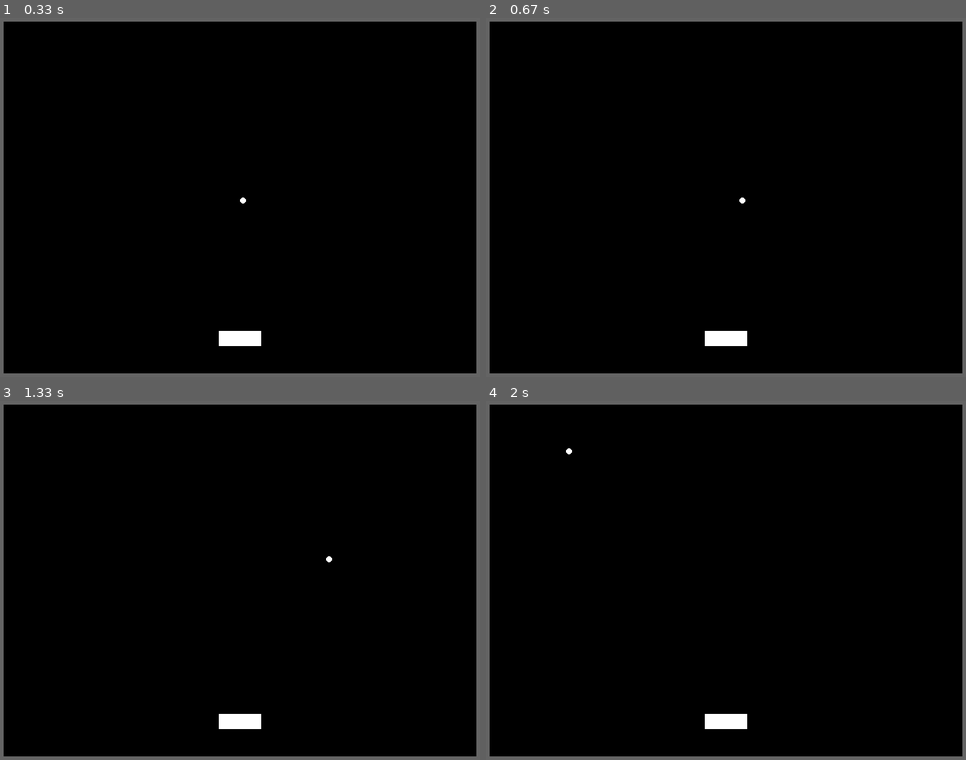
Above: before the commit, frames 1-4 (two rows, left to right).
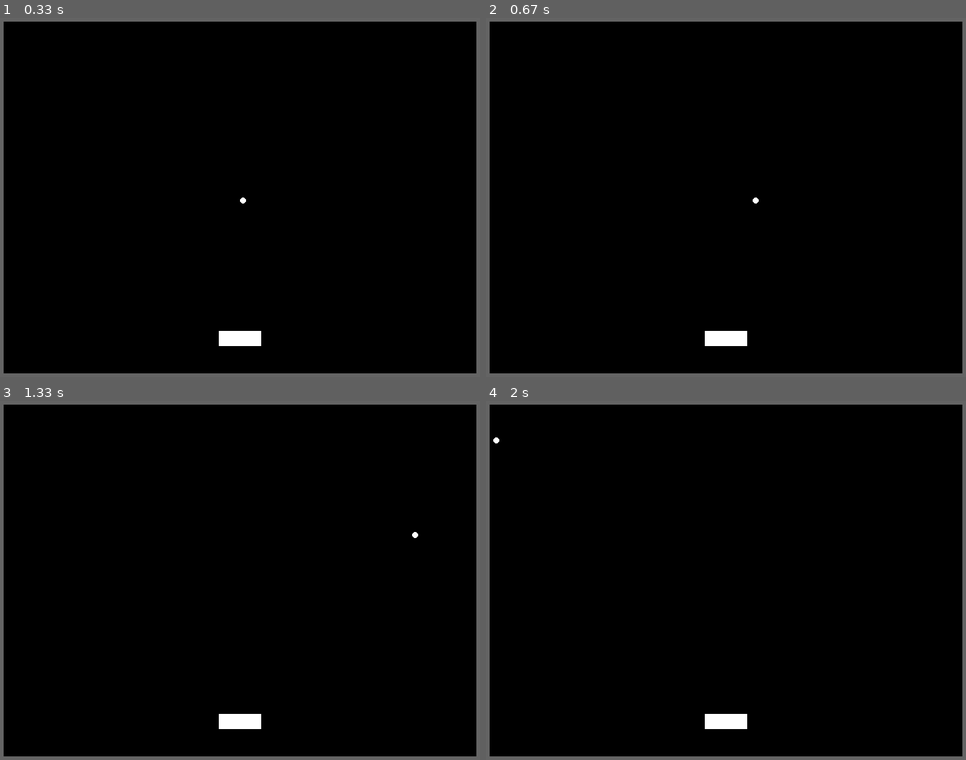
Above: after the commit, the same moments.

Repository: Gibson223/mod-5
Game: pygame game, started from py/main.py
Same seed, same stepped clock (60 frames per second), same inputs: the game is played once before the commit and once after it.
Inputs:
- Up to frame 1 (0.33 s): no input
- Up to frame 2 (0.67 s): hold Right from 0.33 s (still down)
- Up to frame 3 (1.33 s): release Right at 0.8 s; hold Up 0.83-1.13 s; hold Right from 1.17 s (still down)
- Up to frame 4 (2 s): release Right at 1.63 s; hold Left from 1.67 s (still down); tap Home at 1.82 s

Frame 1 is identical in both runs. In frame 2, less than 0.1% of the frame differs, in the area x 52-57%, y 50-52%; in frame 3, less than 0.1%; in frame 4, less than 0.1%.

Commit message:
game score now consists of 3 music tracks, saved in .ogg format to save space

Diff:
--- a/py/constants.py
+++ b/py/constants.py
@@ -53,10 +53,9 @@
 #        'blockbreak':'../resources/sound/bounce2.wav'
 }
 music  = {
-        'mainGameMusic':'../resources/audio/main_draft.ogg'#,
-#        'menu':'../resources/audio/menu.wav',
-#        'newGame':'../resources/audio/new game.wav',
-#        'mainGameMusic':'../resources/audio/main soundtrack _sample.wav',
-#        'gameOver':'../resources/audio/game over.wav',
-#        'highScore':'../resources/audio/new hiscore.wav'
+        'mainGameMusic':'../resources/audio/main.ogg',
+        'menu':'../resources/audio/menu.ogg',
+        'highScore':'../resources/audio/hiscore.ogg'
+#        'newGame':'../resources/audio/<file>.ogg',
+#        'gameOver':'../resources/audio/<file>.ogg',
 }
--- a/py/main.py
+++ b/py/main.py
@@ -123,8 +123,9 @@
         self.CollisionSpritesList.add(self.paddle)
 
         # Todo convert .wav files to SIGNED 16-bit Little Endian, 44.1KHz, Stereo
-        AudioObj.playMusic('mainGameMusic')
+        #AudioObj.playMusic('mainGameMusic')
         #AudioObj.playMusic('menu')
+        #AudioObj.playMusic('highScore')
 
         # Create 4 walls
         for i in range(4):
@@ -176,8 +177,9 @@
 #        #    print("No collisions")
 #        # Collisions should ultimately be forwarded to the FPGA
 
-        self.playerBall.rect.x += self.playerBall.xspeed
-        self.playerBall.rect.y += self.playerBall.yspeed
+        self.playerBall.update()
+        #self.playerBall.rect.x += self.playerBall.xspeed
+        #self.playerBall.rect.y += self.playerBall.yspeed
 
         Screen.fill(constants.colors["BLACK"])
 
--- a/py/objects.py
+++ b/py/objects.py
@@ -21,6 +21,9 @@
     """
     xspeed = 0
     yspeed = 0
+
+    maxSpeed = 50
+
     def __init__(self, color, radius):
         # Call the parent class (Sprite) constructor
         super().__init__()
@@ -44,6 +47,12 @@
         #set position on screen
         self.rect.x = constants.WINDOW_WIDTH  // 2
         self.rect.y = constants.WINDOW_HEIGHT // 2
+
+    def update(self):
+        """update ball location"""
+        self.rect.x += self.xspeed
+        self.rect.y += self.yspeed
+
 
 class Paddle(pygame.sprite.Sprite):
     """
Not shown, added: resources/audio/hiscore.ogg
Not shown, added: resources/audio/main.ogg
Not shown, changed: resources/audio/main_draft.ogg
Not shown, added: resources/audio/menu.ogg
